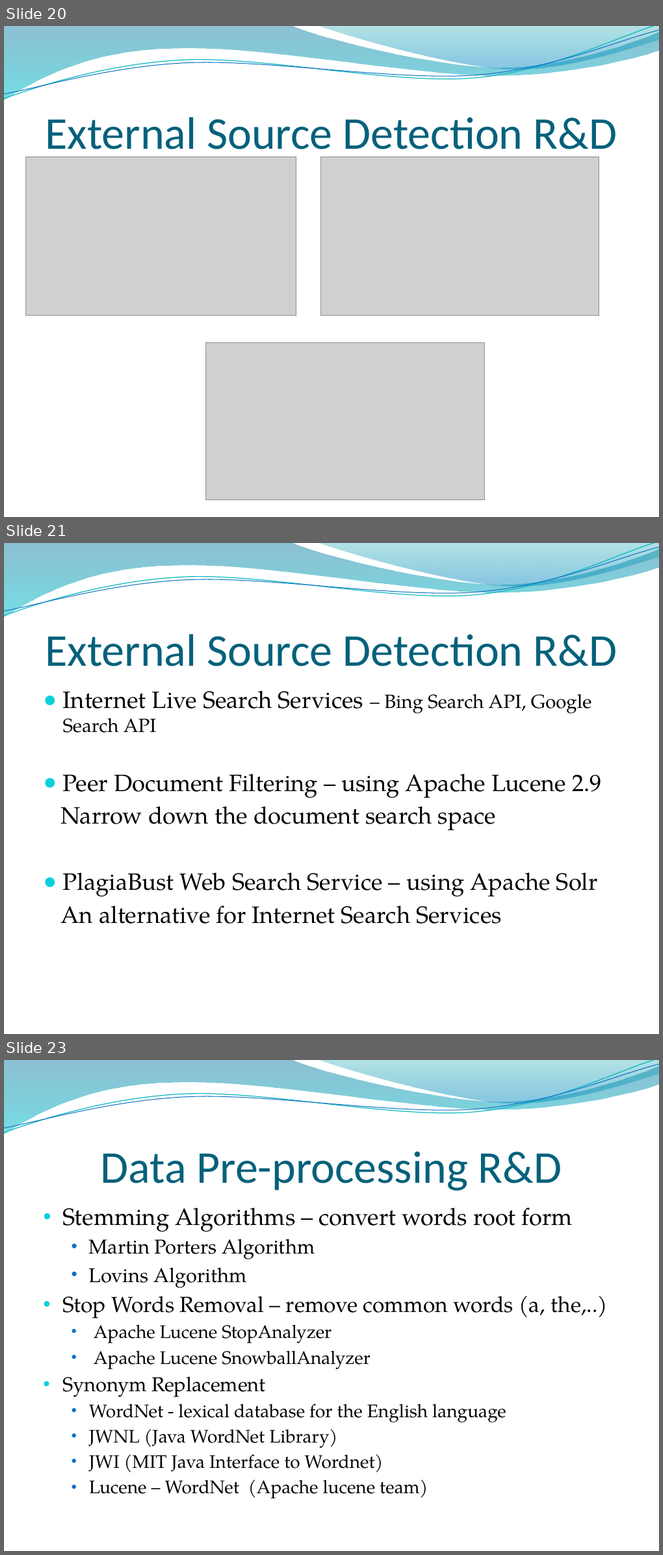
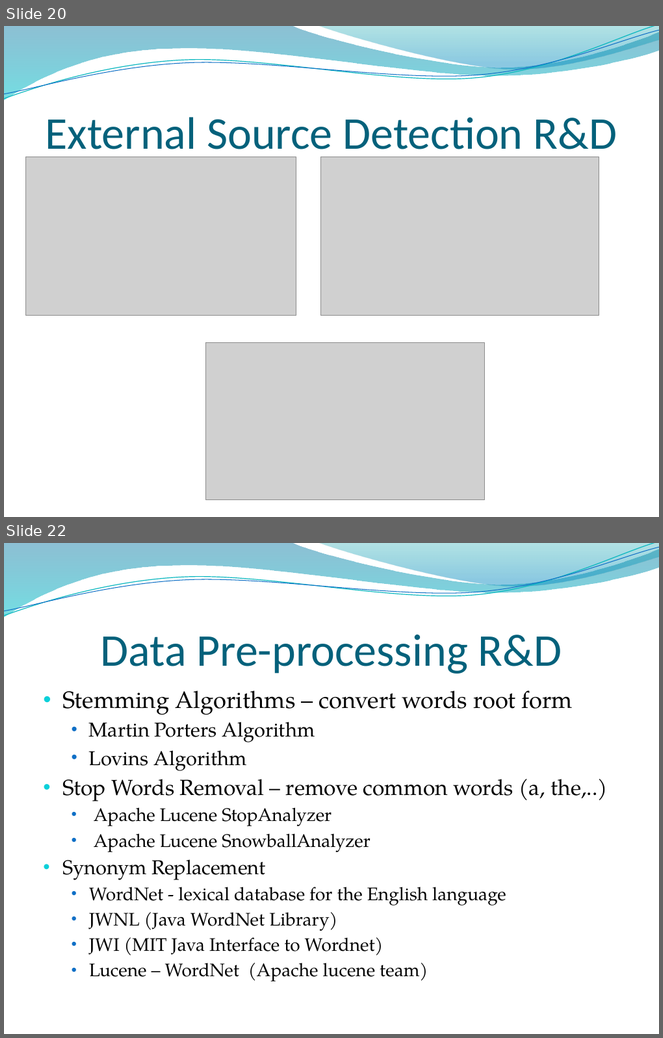
Before and after one commit to RizwanSaeedi/project-plagiabust, a slide deck: project docs/Final Presentation.pptx. Shown one above the other, each under a label of ours: slides 20, 21 and 23 before the commit, slides 20 and 22 after it; the slides between them are not shown. The pictures are 663x1555 and 663x1038 pixels, drawn with LibreOffice and Linux fonts; fonts in the diff are those of the drawing; grey boxes stand for pictures; background and template pictures are left out. Boxes give left, top, right and bottom in pixels: in the first picture for what was removed or moved away, otherwise in the second. Text is boxed around its words. In the diff, an @@ line names an element or a change of style, - is before the commit and + after.

```diff
--- a/project docs/Final Presentation.pptx
+++ b/project docs/Final Presentation.pptx
@@ slide 21 removed at [4,543,659,1034], background picture (left out); not listed: 4 template elements that a slide beside it also shows @@
@@ title removed at [45,634,618,667] @@
-External Source Detection R&D
@@ text removed at [61,691,601,924] @@
-● Internet Live Search Services – Bing Search API, Google Search API
-● Peer Document Filtering – using Apache Lucene 2.9
-Narrow down the document search space
-● PlagiaBust Web Search Service – using Apache Solr
-An alternative for Internet Search Services
@@ what was slide 23 is now slide 22 @@
```
Also in this commit, not shown: 5 slides changed.
